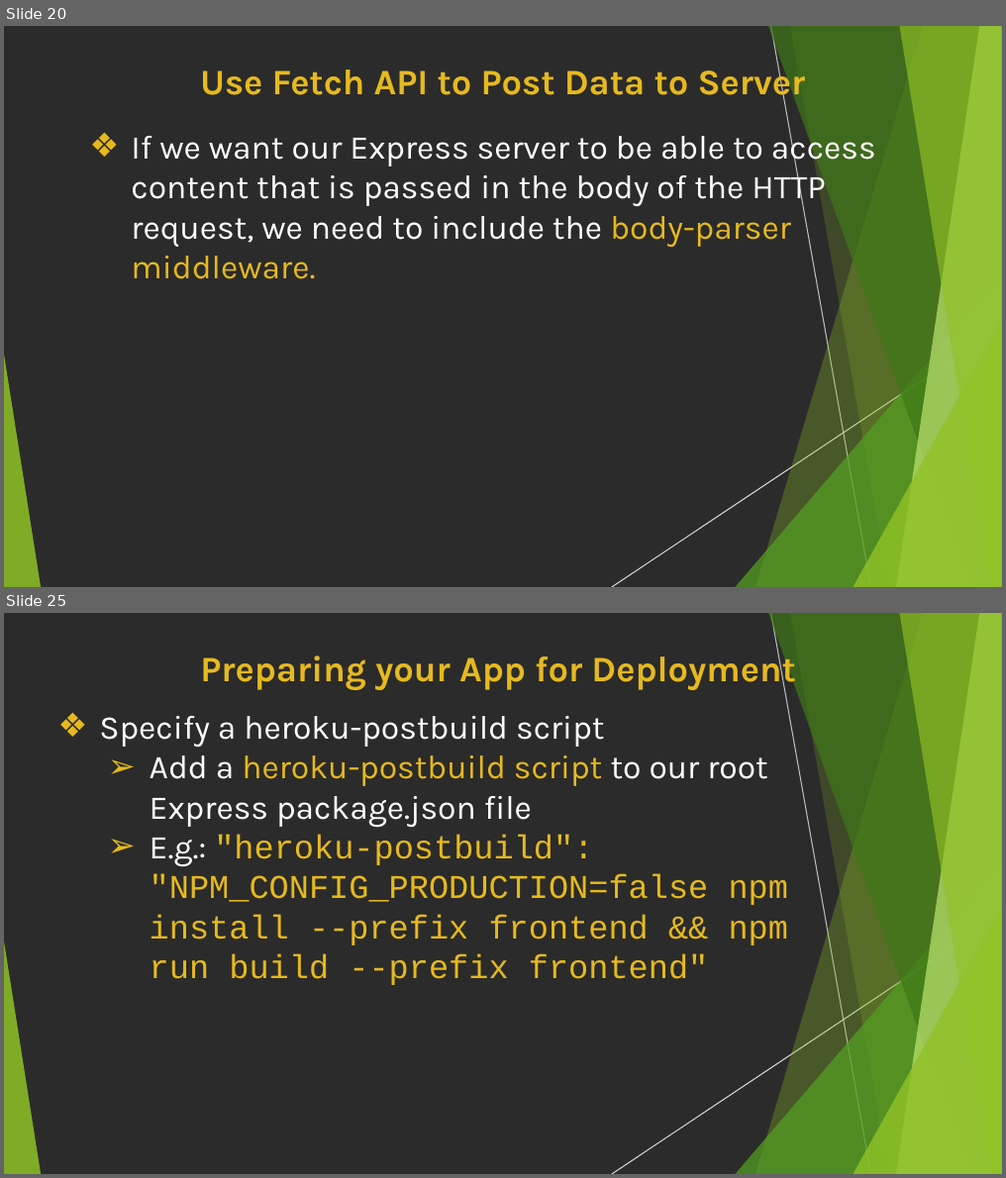
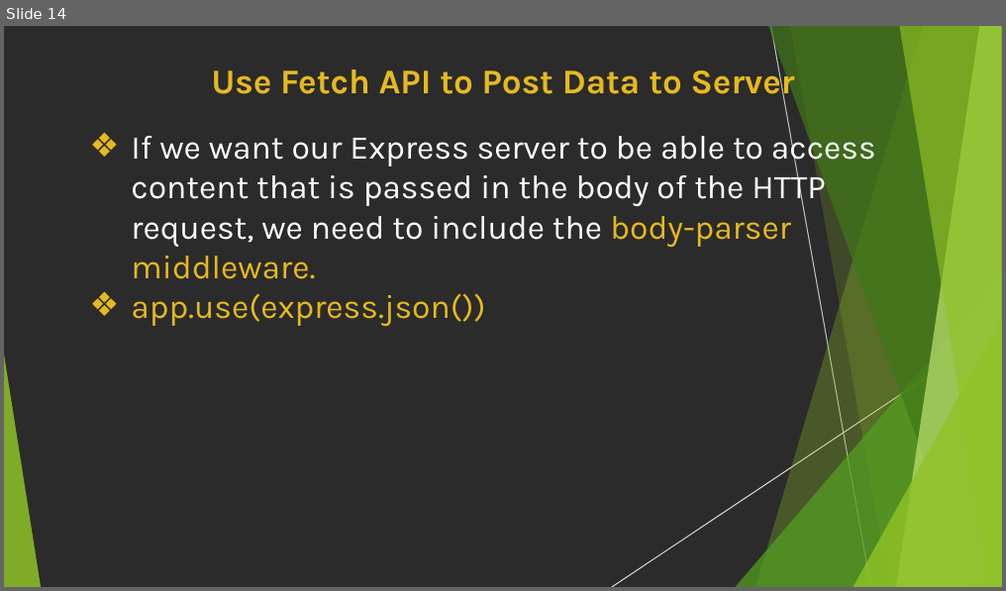
Before and after one commit to AssadMehmood/BackendNodeJS, a slide deck: Week2/Day1/FullStackWithReactAndExpress.pptx. Shown one above the other, each under a label of ours: slides 20 and 25 before the commit, slide 14 after it; the slides between them are not shown. The pictures are 1006x1178 and 1006x591 pixels, drawn with LibreOffice and Linux fonts; fonts in the diff are those of the drawing; background and template pictures are left out; a plain dark background stands for a picture behind light text. Boxes give left, top, right and bottom in pixels: in the first picture for what was removed or moved away, otherwise in the second. Text is boxed around its words. In the diff, an @@ line names an element or a change of style, - is before the commit and + after.

```diff
--- a/Week2/Day1/FullStackWithReactAndExpress.pptx
+++ b/Week2/Day1/FullStackWithReactAndExpress.pptx
@@ slide 25 removed at <box>4,613,1002,1174</box>, background picture (left out); not listed: 10 template elements that a slide beside it also shows @@
@@ title removed at <box>200,650,796,691</box> @@
-Preparing your App for Deployment
@@ text removed at <box>99,716,789,985</box> @@
-❖ Specify a heroku-postbuild script
-  ➢ Add a heroku-postbuild script to our root Express package.json file
-  ➢ E.g.: "heroku-postbuild": "NPM_CONFIG_PRODUCTION=false npm install --prefix frontend && npm run build --prefix frontend"
@@ what was slide 20 is now slide 14 @@
@@ slide 14 changed as well @@
@@ title "Use Fetch API to Post ..." at <box>211,63,795,103</box>: size 25.9 to 25 pt @@
@@ outline redrawn in 3 elements at <box>755,26,1002,586</box>, <box>790,26,1002,586</box>, <box>768,26,1002,586</box> @@
@@ text at <box>131,293,485,327</box>: paragraph added @@
+❖ app.use(express.json())
```
Also in this commit, not shown: 12 other slides changed, 12 other slides removed, 4 other files.
